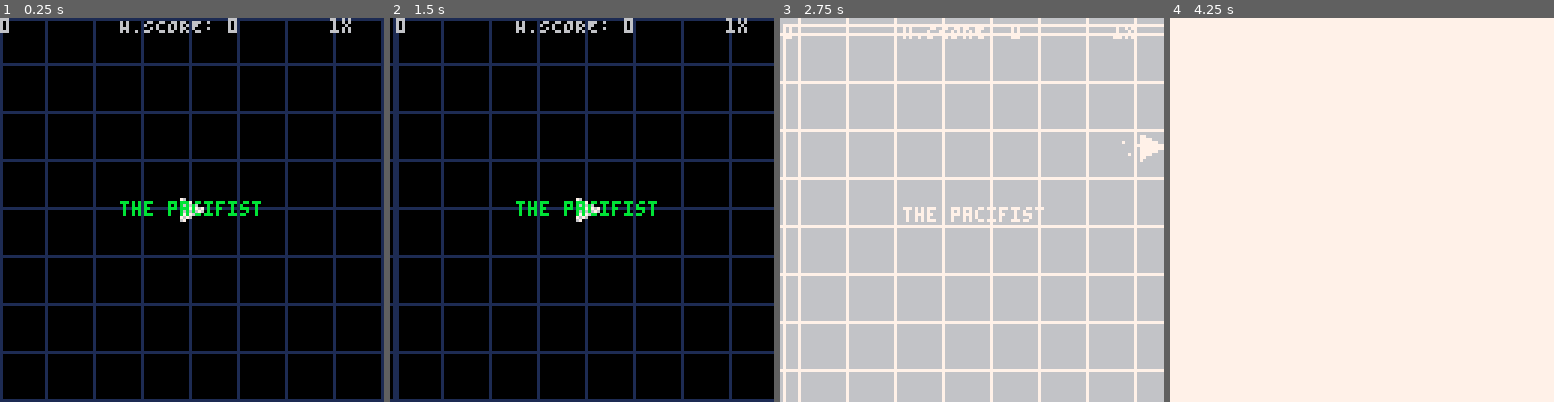
Above: before the commit, frames 1-4 (left to right).
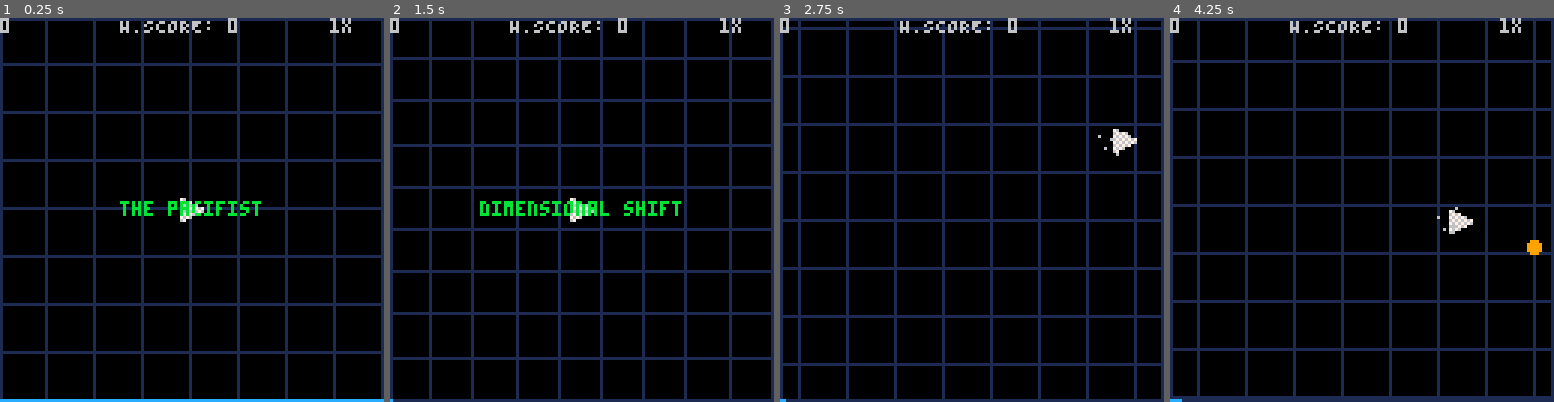
Above: after the commit, the same moments.

Repository: lucdubois/pico-8-pacifist
Game: PICO-8 cartridge the-pacifist.p8
Same seed, same stepped clock (60 frames per second), same inputs: the game is played once before the commit and once after it.
Inputs:
- Up to frame 1 (0.25 s): no input
- Up to frame 2 (1.5 s): tap O (Z key) at 0.7 s
- Up to frame 3 (2.75 s): hold Right 1.6-2.1 s; tap O (Z key) at 1.7, 2.1, 2.5 s; hold Up 2.15-2.42 s; hold Right from 2.47 s (still down)
- Up to frame 4 (4.25 s): tap O (Z key) every 0.4 s from 2.9 to 4.1 s; release Right at 3.03 s; hold Left 3.08-3.58 s; hold Down 3.63-3.97 s; hold Right from 4.02 s (still down)

The runs differ from the first frame. In frame 1, 0.8% of the frame differs, in the area x 0-100%, y 99-100%; in frame 2, 23%; in frame 3, 99%; in frame 4, 100%, in the area x 0-100%, y 0-100%.

Commit message:
ajout du dimensional shift

Diff:
--- a/the-pacifist.p8
+++ b/the-pacifist.p8
@@ -12,8 +12,11 @@
 gtms=0
 message='the pacifist'
 messageTimer=180
+bombs=1
 bombInUse=false
-bombTimer=40
+bombTimer=60
+bombScale = 1
+bombRechargeT=0
 
 function _init()
     save('@clip')
@@ -44,6 +47,11 @@
     music(0)
     messageTimer=120
     message='try again'
+    bombs=1
+    bombInUse=false
+    bombTimer=60
+    bombScale = 1
+    bombRechargeT=0
 end
 
 function drawMessage()
@@ -61,7 +69,6 @@
     if getDist(en.x, en.y, p.x, p.y) < 42 then return false end
 
     local pa = p.angle-90%360
-    print(''..pa, 20, 20, 1)
     local angle1 = (pa-30)/360
     local angle2 = (pa+30)/360
     local x1 = (sin(angle1)*100)+p.x
@@ -82,13 +89,15 @@
 end
 
 function useBomb()
-    bombInUse = true
-    shake_timer = 60
-    shaking = true
-    music(-1)
-    sfx(4)
-    for en in all(enemies) do
-        en:die()
+    if (bombs > 0) then
+        bombInUse = true
+        message='dimensional shift'
+        messageTimer=60
+        sfx(4, 2)
+        bombs-=1
+        bombRechargeT=5400
+    else
+        sfx(12, 2)
     end
 end
 function spawnTrail(o, r)
@@ -105,188 +114,231 @@
 end
 
 function _update60() --called at 60fps
-    if (p.dead == true and shake_timer == 0) then
-        if lives>=2 then
-            newRound()
-        else
-            resetGame()
-        end
-
-    end
-    gtms+=1
-    local gt = gtms/60
-    if shake_timer == 0 then
-        shaking = false
-        shake_timer = 10
-        offset=0
-    end
-    if shaking == true then
-        shake_timer-=1
-        offset=0.1
-    end
-    if bombTimer == 0 then
-        bombInUse = false
-        bombTimer = 40
-        music(3, 200)
-    end
-    if bombInUse == true then
-        enemies = {}
-        bombTimer -= 1
-    end
-    if (gt % 3 == 0) then
-        local en = EasyE:new{}
-        spawnEnemy(en)
-    elseif (gt >=40 and gt % 1.5 == 0) then
-        local en = EasyE:new{}
-        spawnEnemy(en)
-    elseif (gt >=60 and gt*10 % 8 == 0) then
-        local en = EasyE:new{}
-        spawnEnemy(en)
-    elseif (gt >=80 and gt*10 % 5 == 0) then
-        local en = EasyE:new{}
-        spawnEnemy(en)
-    end
-    if (gt > 15 and gt % 6 == 0) then
-        local en = MediumE:new{}
-        spawnEnemy(en)
-    elseif (gt > 50 and gt % 2 == 0) then
-        local en = MediumE:new{}
-        spawnEnemy(en)
-    elseif (gt > 100 and gt % 1 == 0) then
-        local en = MediumE:new{}
-        spawnEnemy(en)
-    end
-    if (gt > 30 and gt % 10 == 0) then
-        local en = FastE:new{}
-        spawnEnemy(en)
-    end
-
-    if (gt % 5 == 0) then
-        local gate = MovingGate:new{}
-        gate.angle = rnd(0.5)+0.5;
-        local s = sin(gate.angle);
-        gate.cx = rnd(116);
-        gate.cy = rnd(116);
-        gate.x1 = gate.cx+(10*s);
-        gate.x2 = gate.cx+(-10*s);
-        gate.y1 = gate.cy+(10*(1-s));
-        gate.y2 = gate.cy+(-10*(1-s));
-        gate.dx = rnd(gate.max_dx)
-        gate.dy = rnd(gate.max_dy)
-        gate.dangle = rnd(0.012)-0.006
-        add(gates, gate)
-    end
-
-
-    p.dx*=p.friction
-    p.dy*=p.friction
-    local angle = p.angle%360
-    if (btn(0)) then
-        p.dx-=p.acc
-        spawnTrail(p, 4)
-        if angle > 180 then p.angle-=10 end
-        if angle < 180 then p.angle+=10 end
-    end -- left
-    if (btn(1)) then
-        p.dx+=p.acc
-        spawnTrail(p, 4)
-        if angle != 0 then
-            if angle > 180 then p.angle+=10 end
-            if angle <= 180 then p.angle-=10 end
-        end
-    end -- right
-    if (btn(2)) then
-        p.dy-=p.acc
-        spawnTrail(p, 4)
-        if ((angle <= 90 and angle >= 0) or angle > 270 ) then p.angle-=10 end
-        if ((angle > 90 and angle <= 180) or (angle < 270 and angle >180)) then p.angle+=10 end
-    end -- up
-    if (btn(3)) then
-        p.dy+=p.acc
-        spawnTrail(p, 4)
-        if ((angle < 90 and angle >= 0) or angle > 270 ) then p.angle+=10 end
-        if (angle > 90 or (angle < 270 and angle >=180)) then p.angle-=10 end
-    end -- down
-    if (btn(4)) then
-        useBomb()
-    end
-    -- if angle == 0 then p.angle = 0 end
-    p.dx=mid(-p.max_dx,p.dx,p.max_dx)
-    p.dy=mid(-p.max_dy,p.dy,p.max_dy)
-
-    p.x+=p.dx
-    p.y+=p.dy
-    if (p.x>124) then p.x=124 end
-    if (p.x<4) then p.x=4 end
-    if (p.y>124) then p.y=124 end
-    if (p.y<4) then p.y=4 end
-
-    for gate in all(gates) do
-        gate.cx+=gate.dx
-        gate.cy+=gate.dy
-        gate.angle+=gate.dangle
-        if (gate.angle>=1) then gate.angle-=1 end
-        local gateSin = sin(gate.angle)
-        local gateCos = cos(gate.angle)
-        gate.x1 = gate.cx+(10*gateSin);
-        gate.x2 = gate.cx+(-10*gateSin);
-        gate.y1 = gate.cy+(10*(gateCos));
-        gate.y2 = gate.cy+(-10*(gateCos));
-
-        if (gate.cx>120 or gate.cx<0) then gate.dx*=-1 end
-        if (gate.cy>120 or gate.cy<0) then gate.dy*=-1 end
-
-        if (getPointCircleCollision(gate.x1, gate.y1, p.x, p.y, 2) or getPointCircleCollision(gate.x2, gate.y2, p.x, p.y, 2) ) then
-            p.dx = p.dx*-1
-            p.dy = p.dy*-1
-        elseif (isTouchingPlayer(gate.x1, gate.y1, gate.x2, gate.y2, p.x, p.y)) then
-            local soundPlayed = false
-            local enemiesKilled = 0
-            for enemy in all(enemies) do
-                if (getPointCircleCollision(enemy.x, enemy.y, gate.cx, gate.cy, 40) == true) then
-                    if soundPlayed == false then
-                        sfx(1)
-                        soundPlayed = true
+
+
+        p.dx*=p.friction
+        p.dy*=p.friction
+        local angle = p.angle%360
+        if (btn(0)) then
+            p.dx-=p.acc
+            spawnTrail(p, 4)
+            if angle > 180 then p.angle-=10 end
+            if angle < 180 then p.angle+=10 end
+        end -- left
+        if (btn(1)) then
+            p.dx+=p.acc
+            spawnTrail(p, 4)
+            if angle != 0 then
+                if angle > 180 then p.angle+=10 end
+                if angle <= 180 then p.angle-=10 end
+            end
+        end -- right
+        if (btn(2)) then
+            p.dy-=p.acc
+            spawnTrail(p, 4)
+            if ((angle <= 90 and angle >= 0) or angle > 270 ) then p.angle-=10 end
+            if ((angle > 90 and angle <= 180) or (angle < 270 and angle >180)) then p.angle+=10 end
+        end -- up
+        if (btn(3)) then
+            p.dy+=p.acc
+            spawnTrail(p, 4)
+            if ((angle < 90 and angle >= 0) or angle > 270 ) then p.angle+=10 end
+            if (angle > 90 or (angle < 270 and angle >=180)) then p.angle-=10 end
+        end -- down
+
+        -- if angle == 0 then p.angle = 0 end
+        p.dx=mid(-p.max_dx,p.dx,p.max_dx)
+        p.dy=mid(-p.max_dy,p.dy,p.max_dy)
+
+        p.x+=p.dx
+        p.y+=p.dy
+        if (p.x>124) then p.x=124 end
+        if (p.x<4) then p.x=4 end
+        if (p.y>124) then p.y=124 end
+        if (p.y<4) then p.y=4 end
+
+    if (bombInUse == false) then
+        if (bombRechargeT == 0 and bombs == 0) then bombs+=1 end
+        if (bombRechargeT >0) then bombRechargeT-=1 end
+        if (btn(4)) then
+            useBomb()
+        end
+        if (p.dead == true and shake_timer == 0) then
+            if lives>=2 then
+                newRound()
+            else
+                resetGame()
+            end
+
+        end
+        gtms+=1
+        local gt = gtms/60
+        if shake_timer == 0 then
+            shaking = false
+            shake_timer = 10
+            offset=0
+        end
+        if shaking == true then
+            shake_timer-=1
+            offset=0.1
+        end
+        if bombTimer == 0 then
+            bombInUse = false
+            bombTimer = 60
+        end
+        if (gt % 3 == 0) then
+            local en = EasyE:new{}
+            spawnEnemy(en)
+        elseif (gt >=40 and gt % 1.5 == 0) then
+            local en = EasyE:new{}
+            spawnEnemy(en)
+        elseif (gt >=60 and gt*10 % 8 == 0) then
+            local en = EasyE:new{}
+            spawnEnemy(en)
+        elseif (gt >=80 and gt*10 % 5 == 0) then
+            local en = EasyE:new{}
+            spawnEnemy(en)
+        end
+        if (gt > 15 and gt % 6 == 0) then
+            local en = MediumE:new{}
+            spawnEnemy(en)
+        elseif (gt > 50 and gt % 2 == 0) then
+            local en = MediumE:new{}
+            spawnEnemy(en)
+        elseif (gt > 100 and gt % 1 == 0) then
+            local en = MediumE:new{}
+            spawnEnemy(en)
+        end
+        if (gt > 30 and gt % 10 == 0) then
+            local en = FastE:new{}
+            spawnEnemy(en)
+        end
+
+        if (gt % 5 == 0) then
+            local gate = MovingGate:new{}
+            gate.angle = rnd(0.5)+0.5;
+            local s = sin(gate.angle);
+            gate.cx = rnd(116);
+            gate.cy = rnd(116);
+            gate.x1 = gate.cx+(10*s);
+            gate.x2 = gate.cx+(-10*s);
+            gate.y1 = gate.cy+(10*(1-s));
+            gate.y2 = gate.cy+(-10*(1-s));
+            gate.dx = rnd(gate.max_dx)
+            gate.dy = rnd(gate.max_dy)
+            gate.dangle = rnd(0.012)-0.006
+            add(gates, gate)
+        end
+        for gate in all(gates) do
+            gate.cx+=gate.dx
+            gate.cy+=gate.dy
+            gate.angle+=gate.dangle
+            if (gate.angle>=1) then gate.angle-=1 end
+            local gateSin = sin(gate.angle)
+            local gateCos = cos(gate.angle)
+            gate.x1 = gate.cx+(10*gateSin);
+            gate.x2 = gate.cx+(-10*gateSin);
+            gate.y1 = gate.cy+(10*(gateCos));
+            gate.y2 = gate.cy+(-10*(gateCos));
+
+            if (gate.cx>120 or gate.cx<0) then gate.dx*=-1 end
+            if (gate.cy>120 or gate.cy<0) then gate.dy*=-1 end
+
+            if (getPointCircleCollision(gate.x1, gate.y1, p.x, p.y, 2) or getPointCircleCollision(gate.x2, gate.y2, p.x, p.y, 2) ) then
+                p.dx = p.dx*-1
+                p.dy = p.dy*-1
+            elseif (isTouchingPlayer(gate.x1, gate.y1, gate.x2, gate.y2, p.x, p.y)) then
+                local soundPlayed = false
+                local enemiesKilled = 0
+                for enemy in all(enemies) do
+                    if (getPointCircleCollision(enemy.x, enemy.y, gate.cx, gate.cy, 40) == true) then
+                        if soundPlayed == false then
+                            sfx(1)
+                            soundPlayed = true
+                        end
+                        enemy:die()
+                        score+=enemy.points*multiplier
+                        if score > highscore then highscore = score end
+                        del(enemies, enemy)
+                        enemiesKilled+=1
                     end
-                    enemy:die()
-                    score+=enemy.points*multiplier
-                    if score > highscore then highscore = score end
-                    del(enemies, enemy)
-                    enemiesKilled+=1
+                end
+                shaking = true
+                sfx(0)
+                for i=1,20,1 do
+                    local dx = rnd(10)-5
+                    local dy = rnd(10)-5
+                    local particle = Particle:new{x=gate.cx, y=gate.cy, dx = dx, dy = dy}
+                    add(particles, particle)
+                end
+                del(gates, gate)
+                multiplier+=enemiesKilled
+                bombRechargeT-=120
+            end
+        end
+        for enemy in all(enemies) do
+            enemy:move()
+            if (getPointCircleCollision(enemy.x, enemy.y, p.x, p.y, 2) == true) then
+                shaking = true
+                sfx(2)
+                for i=1,40,1 do
+                    local dx = rnd(4)-2
+                    local dy = rnd(4)-2
+                    local particle = Particle:new{x=p.x, y=p.y, dx = dx, dy = dy, color = 7, max_frames= 60}
+                    add(particles, particle)
+                    p.dead = true
+                end
+                for enemy2 in all(enemies) do
+                    enemy2:die()
+                    del(enemies, enemy2)
                 end
             end
-            shaking = true
-            sfx(0)
-            for i=1,20,1 do
-                local dx = rnd(10)-5
-                local dy = rnd(10)-5
-                local particle = Particle:new{x=gate.cx, y=gate.cy, dx = dx, dy = dy}
-                add(particles, particle)
-            end
-            del(gates, gate)
-            multiplier+=enemiesKilled
-        end
-    end
-    for enemy in all(enemies) do
-		enemy:move()
-        if (getPointCircleCollision(enemy.x, enemy.y, p.x, p.y, 2) == true) then
-            shaking = true
-            sfx(2)
-            for i=1,40,1 do
-                local dx = rnd(4)-2
-                local dy = rnd(4)-2
-                local particle = Particle:new{x=p.x, y=p.y, dx = dx, dy = dy, color = 7, max_frames= 60}
-                add(particles, particle)
-                p.dead = true
-            end
-            for enemy2 in all(enemies) do
-                enemy2:die()
-                del(enemies, enemy2)
-            end
-        end
-
-    end
-    moveParticles()
+
+        end
+        moveParticles()
+    else
+        bombScale = (((cos((bombTimer/120))*32)+32)/8)+1
+        bombTimer -= 1
+        for e in all(enemies) do
+            local ratiox = (e.x/128)/(e.y/128)
+            local ratioy = (e.y/128)/(e.x/128)
+            e.x*=bombScale
+            e.y*=bombScale
+            if (e.x > 130 or e.y > 130) then del(enemies, e) end
+        end
+        for p in all(particles) do
+            local ratiox = (p.x/128)/(p.y/128)
+            local ratioy = (p.y/128)/(p.x/128)
+            p.x*=bombScale
+            p.y*=bombScale
+            if (p.x > 130 or p.y > 130) then del(particles, p) end
+        end
+        for g in all(gates) do
+            local ratiox = (g.cx/128)/(g.cy/128)
+            local ratioy = (g.cy/128)/(g.cx/128)
+            g.cx*=bombScale
+            g.cy*=bombScale
+            g.x1*=bombScale
+            g.y1*=bombScale
+            g.x2*=bombScale
+            g.y2*=bombScale
+            if (g.cx > 140 or g.cy > 140) then del(gates, g) end
+        end
+        if (bombTimer == 0) then
+            bombScale=1
+
+            local px = p.x
+            local py = p.y
+            local pa = p.angle
+            p = Player:new{
+                x = px,
+                y = py,
+                angle = pa
+            }
+            bombInUse = false
+        end
+
+    end
 end
 
 function _draw()
@@ -322,101 +374,100 @@
     end
 
     drawMessage()
-    if (bombInUse == true and bombTimer == 0) then
-        pal(0, 0)
-        pal(1, 1)
-        pal(2, 2)
-        pal(3, 3)
-        pal(4, 4)
-        pal(5, 5)
-        pal(6, 6)
-        pal(7, 7)
-        pal(8, 8)
-        pal(9, 9)
-        pal(10, 10)
-        pal(11, 11)
-        pal(12, 12)
-        pal(13, 13)
-        pal(14, 14)
-        pal(15, 15)
-    end
-    if (bombInUse == true and bombTimer > 27 and bombTimer <= 35) then
-        pal(0, 7)
-        pal(1, 7)
-        pal(2, 7)
-        pal(3, 7)
-        pal(4, 7)
-        pal(5, 7)
-        pal(6, 7)
-        pal(7, 7)
-        pal(8, 7)
-        pal(9, 7)
-        pal(10, 7)
-        pal(11, 7)
-        pal(12, 7)
-        pal(13, 7)
-        pal(14, 7)
-        pal(15, 7)
-    end
-    if (bombInUse == true and bombTimer > 20 and bombTimer <= 27) then
-        pal(0, 6)
-        pal(1, 7)
-        pal(2, 7)
-        pal(3, 7)
-        pal(4, 7)
-        pal(5, 7)
-        pal(6, 7)
-        pal(7, 7)
-        pal(8, 7)
-        pal(9, 7)
-        pal(10, 7)
-        pal(11, 7)
-        pal(12, 7)
-        pal(13, 7)
-        pal(14, 7)
-        pal(15, 7)
-    end
-    if (bombInUse == true and bombTimer > 10 and bombTimer <= 20) then
-        pal(0, 5)
-        pal(1, 6)
-        pal(2, 8)
-        pal(3, 1)
-        pal(4, 9)
-        pal(5, 7)
-        pal(6, 7)
-        pal(7, 7)
-        pal(8, 14)
-        pal(9, 15)
-        pal(10, 15)
-        pal(11, 7)
-        pal(12, 7)
-        pal(13, 7)
-        pal(14, 7)
-        pal(15, 7)
-    end
-    if (bombInUse == true and ((bombTimer > 0 and bombTimer <= 10) or bombTimer > 35)) then
-        pal(0, 1)
-        pal(1, 12)
-        pal(2, 8)
-        pal(3, 1)
-        pal(4, 9)
-        pal(5, 6)
-        pal(6, 6)
-        pal(7, 7)
-        pal(8, 14)
-        pal(9, 15)
-        pal(10, 15)
-        pal(11, 7)
-        pal(12, 7)
-        pal(13, 7)
-        pal(14, 7)
-        pal(15, 7)
-    end
+    -- if (bombInUse == true and bombTimer == 0) then
+    --     pal(0, 0)
+    --     pal(1, 1)
+    --     pal(2, 2)
+    --     pal(3, 3)
+    --     pal(4, 4)
+    --     pal(5, 5)
+    --     pal(6, 6)
+    --     pal(7, 7)
+    --     pal(8, 8)
+    --     pal(9, 9)
+    --     pal(10, 10)
+    --     pal(11, 11)
+    --     pal(12, 12)
+    --     pal(13, 13)
+    --     pal(14, 14)
+    --     pal(15, 15)
+    -- end
+    -- if (bombInUse == true and bombTimer > 27 and bombTimer <= 35) then
+    --     pal(0, 7)
+    --     pal(1, 7)
+    --     pal(2, 7)
+    --     pal(3, 7)
+    --     pal(4, 7)
+    --     pal(5, 7)
+    --     pal(6, 7)
+    --     pal(7, 7)
+    --     pal(8, 7)
+    --     pal(9, 7)
+    --     pal(10, 7)
+    --     pal(11, 7)
+    --     pal(12, 7)
+    --     pal(13, 7)
+    --     pal(14, 7)
+    --     pal(15, 7)
+    -- end
+    -- if (bombInUse == true and bombTimer > 20 and bombTimer <= 27) then
+    --     pal(0, 6)
+    --     pal(1, 7)
+    --     pal(2, 7)
+    --     pal(3, 7)
+    --     pal(4, 7)
+    --     pal(5, 7)
+    --     pal(6, 7)
+    --     pal(7, 7)
+    --     pal(8, 7)
+    --     pal(9, 7)
+    --     pal(10, 7)
+    --     pal(11, 7)
+    --     pal(12, 7)
+    --     pal(13, 7)
+    --     pal(14, 7)
+    --     pal(15, 7)
+    -- end
+    -- if (bombInUse == true and bombTimer > 10 and bombTimer <= 20) then
+    --     pal(0, 5)
+    --     pal(1, 6)
+    --     pal(2, 8)
+    --     pal(3, 1)
+    --     pal(4, 9)
+    --     pal(5, 7)
+    --     pal(6, 7)
+    --     pal(7, 7)
+    --     pal(8, 14)
+    --     pal(9, 15)
+    --     pal(10, 15)
+    --     pal(11, 7)
+    --     pal(12, 7)
+    --     pal(13, 7)
+    --     pal(14, 7)
+    --     pal(15, 7)
+    -- end
+    -- if (bombInUse == true and ((bombTimer > 0 and bombTimer <= 10) or bombTimer > 35)) then
+    --     pal(0, 1)
+    --     pal(1, 12)
+    --     pal(2, 8)
+    --     pal(3, 1)
+    --     pal(4, 9)
+    --     pal(5, 6)
+    --     pal(6, 6)
+    --     pal(7, 7)
+    --     pal(8, 14)
+    --     pal(9, 15)
+    --     pal(10, 15)
+    --     pal(11, 7)
+    --     pal(12, 7)
+    --     pal(13, 7)
+    --     pal(14, 7)
+    --     pal(15, 7)
+    -- end
 end
 
 function drawTriangle()
     local pa = p.angle-90%360
-    print(''..pa, 20, 20, 1)
     local angle1 = (pa-30)/360
     local angle2 = (pa+30)/360
     local x1 = (sin(angle1)*100)+p.x
@@ -434,18 +485,34 @@
 
 function drawMatrix()
     rectfill(-20, -20, 148, 148, 0)
+    local newMod = 0
     local xmod = (p.x-60)/6
     local ymod = (p.y-60)/6
+    if (bombInUse == true) then
+        --if (bombTimer < 40) then
+        newMod = ((cos((bombTimer/120))*32)+32)/64
+        --end
+        for x=0-xmod,128-xmod,16 do
+            line(x*newMod, 0*newMod, x*newMod, 160*newMod, 1)
+        end
+        for y=0-ymod,128-ymod,16 do
+            line(0*newMod, y*newMod, 160*newMod, y*newMod, 1)
+        end
+        xmod = 0
+        ymod=0
+    end
     for x=-64-xmod,192-xmod,16 do
-        line(x, -64, x, 192, 1)
+        line(x*bombScale, -64, x*bombScale, 192, 1)
     end
     for y=-64-ymod,192-ymod,16 do
-        line(-64, y, 192, y, 1)
-    end
+        line(-64, y*bombScale, 192, y*bombScale, 1)
+    end
+    local bombMeterW = ((5400-bombRechargeT)/5400)*127
     line(0, 0, 0, 127, 1)
     line(0, 0, 127, 0, 1)
     line(127, 127, 127, 0, 1)
     line(127, 127, 0, 127, 1)
+    line(0, 127, bombMeterW , 127, 12)
 end
 
 function screen_shake()
Not shown, changed: the sound effects (__sfx__) section of the-pacifist.p8
